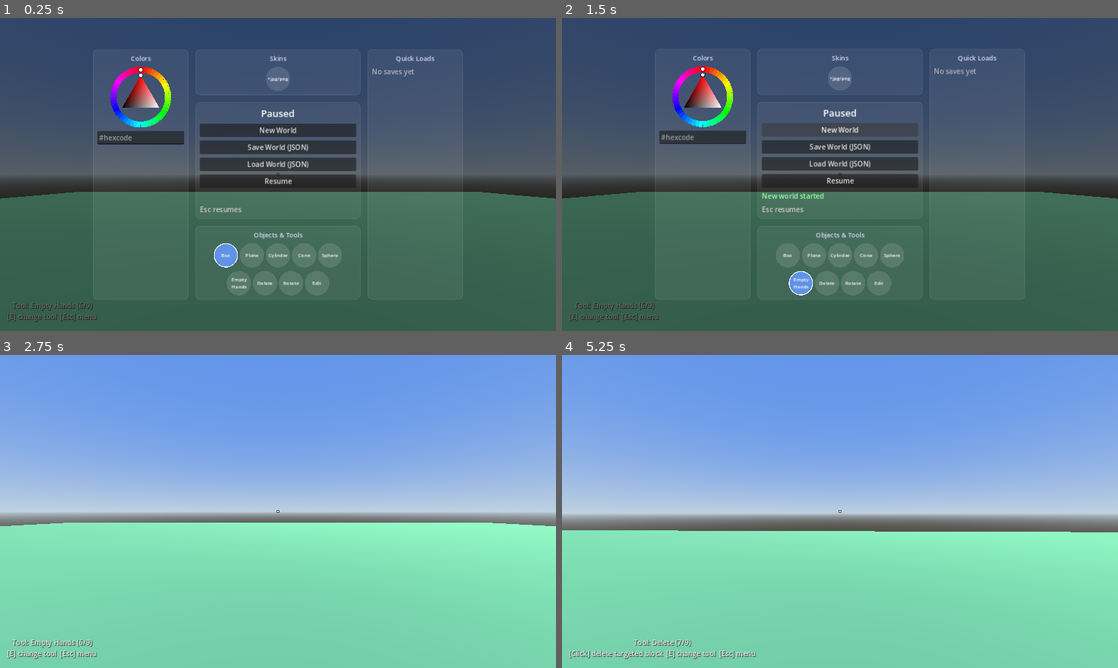
Above: before the commit, frames 1-4 (two rows, left to right).
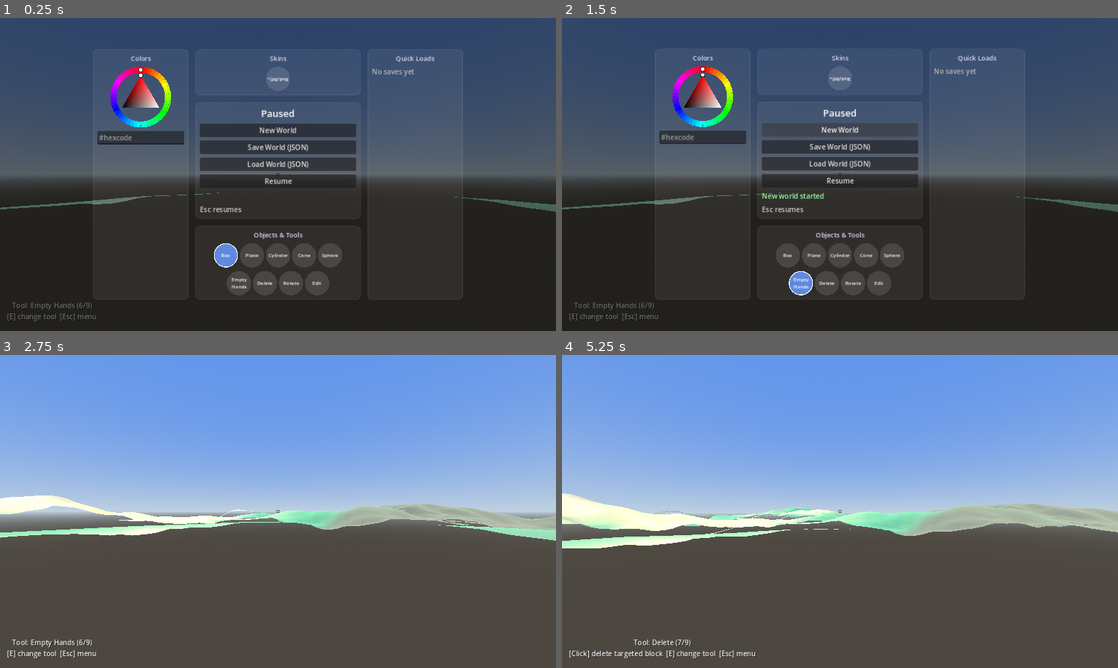
Above: after the commit, the same moments.

Repository: zenontherocks/worldmaker
Game: Godot game, scene res://scenes/Main.tscn
Two runs of this game, one before a commit and one after it. Both use one fixed random seed, a clock stepped at 60 frames per second and the inputs below.
Inputs (mouse positions are in pixels of both pictures, inside the frame that each line leads up to):
- Up to frame 1 (0.25 s): no input
- Up to frame 2 (1.5 s): click "New World" at 0.5 s; click "New World" at 1.25 s
- Up to frame 3 (2.75 s): click "Resume" at 2 s
- Up to frame 4 (5.25 s): move the mouse to (867, 511) at 2.77 s; hold Q (build_cycle_dimension) 2.78-3.53 s; hold W (move_forward) from 2.78 s (still down); click (867, 511) at 2.92 s; tap Space (jump) at 3.02, 3.77 s; move the mouse to (812, 511) at 3.52 s; tap E (build_cycle_shape) at 3.6 s; move the mouse to (851, 505) at 4.27 s; hold Mouse wheel down (build_dimension_decrease) 4.28-5.03 s; move the mouse to (834, 517) at 5.02 s; tap Mouse wheel up (build_dimension_increase) at 5.1 s; click (834, 517) at 5.17 s

The runs differ from the first frame. In frame 1, 43% of the frame differs, in the area x 0-100%, y 55-100%; in frame 2, 43%; in frame 3, 49%; in frame 4, 49%, in the area x 0-100%, y 44-100%.

Commit message:
Replace fixed 60x60 Ground plane with infinite streamed terrain
Walking past the old Ground plane's edge dropped the player into an
endless fall, since there was no collision beyond it. Adds chunk-based
heightfield terrain (rolling hills + three biomes, colored per-vertex
since this project has no texture assets besides player-imported skins)
generated from two FastNoiseLite fields sampled purely as functions of
world (x, z), so adjacent chunks share identical edge heights/normals/
colors by construction -- not an approximation, a structural guarantee
as long as every caller goes through TerrainNoise's shared functions.

TerrainStreamer keeps a ring of chunks loaded around the player
(frame-budgeted generation, hysteresis on unload) and lives outside
GameManager.world_root, so SaveLoadManager never touches it -- terrain
is a pure function of a fixed seed, regenerated on demand rather than
saved. The origin is hard-flattened so the player's spawn point and any
hand-authored world JSON that assumes flat ground at y=0 keep working
unmodified. BuildModeController needed zero changes: its raycast
targets anything with a default-layer CollisionShape3D, which is
exactly what these chunks (plain StaticBody3D, not PlaceableObject) are,
matching how Ground itself already worked.

Added a cheap fall-through safety net to PlayerController as insurance
against any streaming edge case, since this can't be tested locally
end-to-end (no Godot binary in this environment).

Diff:
--- a/scenes/Main.tscn
+++ b/scenes/Main.tscn
@@ -1,8 +1,9 @@
-[gd_scene load_steps=10 format=3]
+[gd_scene load_steps=8 format=3]
 
 [ext_resource type="Script" path="res://scripts/core/Main.gd" id="1_main"]
 [ext_resource type="PackedScene" path="res://scenes/Player.tscn" id="2_player"]
 [ext_resource type="Script" path="res://scripts/ui/UIRoot.gd" id="3_ui"]
+[ext_resource type="Script" path="res://scripts/terrain/TerrainStreamer.gd" id="4_terrain"]
 
 [sub_resource type="ProceduralSkyMaterial" id="ProceduralSkyMaterial_sky"]
 sky_top_color = Color(0.38, 0.58, 0.92, 1)
@@ -17,16 +18,6 @@
 background_mode = 2
 sky = SubResource("Sky_main")
 
-[sub_resource type="StandardMaterial3D" id="StandardMaterial3D_ground"]
-albedo_color = Color(0.35, 0.55, 0.35, 1)
-
-[sub_resource type="PlaneMesh" id="PlaneMesh_ground"]
-material = SubResource("StandardMaterial3D_ground")
-size = Vector2(60, 60)
-
-[sub_resource type="BoxShape3D" id="BoxShape3D_ground"]
-size = Vector3(60, 0.1, 60)
-
 [node name="Main" type="Node3D"]
 script = ExtResource("1_main")
 
@@ -38,14 +29,8 @@
 rotation_degrees = Vector3(-45, -35, 0)
 shadow_enabled = true
 
-[node name="Ground" type="StaticBody3D" parent="."]
-
-[node name="GroundMesh" type="MeshInstance3D" parent="Ground"]
-mesh = SubResource("PlaneMesh_ground")
-
-[node name="GroundCollision" type="CollisionShape3D" parent="Ground"]
-transform = Transform3D(1, 0, 0, 0, 1, 0, 0, 0, 1, 0, -0.05, 0)
-shape = SubResource("BoxShape3D_ground")
+[node name="Terrain" type="Node3D" parent="."]
+script = ExtResource("4_terrain")
 
 [node name="World" type="Node3D" parent="."]
 
--- a/scripts/core/Main.gd
+++ b/scripts/core/Main.gd
@@ -10,10 +10,12 @@
 @onready var _world: Node3D = $World
 @onready var _player: PlayerController = $Player
 @onready var _ui: UIRoot = $UI
+@onready var _terrain: TerrainStreamer = $Terrain
 
 
 func _ready() -> void:
 	GameManager.register_world(_world)
+	_terrain.set_player(_player)
 
 	var build_controller := _player.get_node("Camera3D/BuildController") as BuildModeController
 	build_controller.shape_changed.connect(_ui.build_hud.on_shape_changed)
--- a/scripts/player/PlayerController.gd
+++ b/scripts/player/PlayerController.gd
@@ -9,10 +9,22 @@
 const JUMP_VELOCITY: float = 4.5
 const ACCELERATION: float = 10.0
 
+## Terrain streams in around the player rather than being one fixed
+## always-present mesh (see TerrainStreamer), so unlike the old flat
+## Ground plane this can't be tested locally end-to-end -- this is cheap
+## insurance against any streaming edge case (a load-time race, a future
+## bug in the chunk queue) dropping the player into empty space.
+const FALL_RESET_Y: float = -50.0
+const SPAWN_POSITION: Vector3 = Vector3(0, 1, 0)
+
 var _gravity: float = ProjectSettings.get_setting("physics/3d/default_gravity", 9.8)
 
 
 func _physics_process(delta: float) -> void:
+	if global_position.y < FALL_RESET_Y:
+		global_position = SPAWN_POSITION
+		velocity = Vector3.ZERO
+
 	if not is_on_floor():
 		velocity.y -= _gravity * delta
 
--- /dev/null
+++ b/scripts/terrain/BiomeDefinitions.gd
@@ -0,0 +1,43 @@
+extends RefCounted
+class_name BiomeDefinitions
+## Single source of truth for terrain biome colors, mirroring how
+## ShapeDefinitions is the source of truth for placeable-shape dimensions.
+## No texture assets exist in this project besides player-imported skins,
+## so biomes are plain colors blended per-vertex rather than splatted
+## textures -- TerrainChunk paints every terrain vertex with color_for().
+
+const DESERT := Color(0.82, 0.7, 0.45)
+const GRASSLAND := Color(0.35, 0.55, 0.35)  # matches the old flat Ground's albedo
+const HIGHLANDS := Color(0.45, 0.42, 0.3)
+const ROCK := Color(0.5, 0.5, 0.5)
+
+## Biome noise sample is expected roughly in [-1, 1]. Blend width around
+## each threshold keeps biome borders a smooth gradient instead of a hard
+## edge -- there's no cheaper way to fake soft borders without a texture
+## splat map, which this project deliberately has none of.
+const BIOME_THRESHOLD_LOW := -0.15
+const BIOME_THRESHOLD_HIGH := 0.15
+const BIOME_BLEND_WIDTH := 0.1
+
+## Elevation-driven overlay: any biome's peaks trend toward bare rock,
+## independent of which biome they're in. Amplitude is 8.0 (see
+## TerrainNoise.HEIGHT_AMPLITUDE), so most hilltops show at least a
+## partial rock cap.
+const ROCK_START_HEIGHT := 4.0
+const ROCK_FULL_HEIGHT := 7.0
+
+
+static func color_for(biome_noise: float, height: float) -> Color:
+	var base := _base_biome_color(biome_noise)
+	var rock_t := smoothstep(ROCK_START_HEIGHT, ROCK_FULL_HEIGHT, height)
+	return base.lerp(ROCK, rock_t)
+
+
+static func _base_biome_color(biome_noise: float) -> Color:
+	var low_t := smoothstep(
+		BIOME_THRESHOLD_LOW - BIOME_BLEND_WIDTH, BIOME_THRESHOLD_LOW + BIOME_BLEND_WIDTH, biome_noise
+	)
+	var high_t := smoothstep(
+		BIOME_THRESHOLD_HIGH - BIOME_BLEND_WIDTH, BIOME_THRESHOLD_HIGH + BIOME_BLEND_WIDTH, biome_noise
+	)
+	return DESERT.lerp(GRASSLAND, low_t).lerp(HIGHLANDS, high_t)
--- /dev/null
+++ b/scripts/terrain/TerrainChunk.gd
@@ -0,0 +1,93 @@
+extends RefCounted
+class_name TerrainChunk
+## Turns (chunk_coord, TerrainNoise) into a wired StaticBody3D -- mirrors
+## ShapeFactory.create_instance()'s "params in, scene subtree out" idiom.
+## TerrainStreamer is the only caller; it owns chunk lifecycle, this only
+## knows how to build one.
+
+const CHUNK_SIZE := 32.0
+const CHUNK_RESOLUTION := 16  # quads per side -- 17x17 vertices
+const CELL_SIZE := CHUNK_SIZE / CHUNK_RESOLUTION
+const VERTS_PER_SIDE := CHUNK_RESOLUTION + 1
+
+## Shared across every chunk (built once, lazily) -- terrain is colored
+## entirely via per-vertex color, so one material instance is all any
+## chunk ever needs.
+static var _material: StandardMaterial3D = null
+
+
+static func build(chunk_coord: Vector2i, noise: TerrainNoise) -> StaticBody3D:
+	var origin_x := chunk_coord.x * CHUNK_SIZE
+	var origin_z := chunk_coord.y * CHUNK_SIZE
+
+	# Collision heights are filled from the exact same values handed to
+	# the mesh below (not recomputed from a second call to height_at())
+	# so the visual surface and the walkable surface cannot diverge.
+	var heights := PackedFloat32Array()
+	heights.resize(VERTS_PER_SIDE * VERTS_PER_SIDE)
+
+	var st := SurfaceTool.new()
+	st.begin(Mesh.PRIMITIVE_TRIANGLES)
+
+	for j in range(VERTS_PER_SIDE):
+		for i in range(VERTS_PER_SIDE):
+			var local_x := i * CELL_SIZE
+			var local_z := j * CELL_SIZE
+			var world_x := origin_x + local_x
+			var world_z := origin_z + local_z
+			var h := noise.height_at(world_x, world_z)
+			heights[j * VERTS_PER_SIDE + i] = h
+			st.set_normal(noise.normal_at(world_x, world_z))
+			st.set_color(noise.color_at(world_x, world_z, h))
+			st.add_vertex(Vector3(local_x, h, local_z))
+
+	for j in range(CHUNK_RESOLUTION):
+		for i in range(CHUNK_RESOLUTION):
+			var top_left := j * VERTS_PER_SIDE + i
+			var top_right := top_left + 1
+			var bottom_left := (j + 1) * VERTS_PER_SIDE + i
+			var bottom_right := bottom_left + 1
+			st.add_index(top_left)
+			st.add_index(bottom_left)
+			st.add_index(top_right)
+			st.add_index(top_right)
+			st.add_index(bottom_left)
+			st.add_index(bottom_right)
+
+	var mesh := st.commit()
+
+	var body := StaticBody3D.new()
+	body.position = Vector3(origin_x, 0.0, origin_z)
+
+	var mesh_instance := MeshInstance3D.new()
+	mesh_instance.name = "Mesh"
+	mesh_instance.mesh = mesh
+	mesh_instance.material_override = _get_material()
+	body.add_child(mesh_instance)
+
+	var shape := HeightMapShape3D.new()
+	shape.map_width = VERTS_PER_SIDE
+	shape.map_depth = VERTS_PER_SIDE
+	shape.map_data = heights
+
+	var collider := CollisionShape3D.new()
+	collider.name = "Collider"
+	collider.shape = shape
+	# HeightMapShape3D's grid is 1 local unit apart, centered on its own
+	# origin -- scale to CELL_SIZE to match the mesh's vertex spacing,
+	# and re-center so the shape covers local [0, CHUNK_SIZE] like the
+	# mesh does, instead of being centered on the body's origin.
+	collider.transform = Transform3D(
+		Basis().scaled(Vector3(CELL_SIZE, 1.0, CELL_SIZE)), Vector3(CHUNK_SIZE / 2.0, 0.0, CHUNK_SIZE / 2.0)
+	)
+	body.add_child(collider)
+
+	return body
+
+
+static func _get_material() -> StandardMaterial3D:
+	if _material == null:
+		_material = StandardMaterial3D.new()
+		_material.vertex_color_use_as_albedo = true
+		_material.roughness = 1.0
+	return _material
--- /dev/null
+++ b/scripts/terrain/TerrainNoise.gd
@@ -0,0 +1,71 @@
+extends RefCounted
+class_name TerrainNoise
+## The single source of truth for "what does the terrain look like at this
+## world (x, z)". TerrainChunk reads height_at()/normal_at()/color_at() for
+## both its visual mesh and its HeightMapShape3D collision -- neither can
+## drift from the other since both go through the exact same functions,
+## and every function here is a pure function of world coordinates (never
+## chunk-local ones), so two chunks sharing an edge compute bit-identical
+## values at that edge. That's what actually prevents seams/cracks between
+## chunks, not just careful chunk placement.
+
+const NOISE_SEED := 1337
+const HEIGHT_NOISE_FREQUENCY := 0.015
+const HEIGHT_NOISE_OCTAVES := 4
+const HEIGHT_AMPLITUDE := 8.0
+const BIOME_NOISE_FREQUENCY := 0.004
+
+## Player spawns at (0, 1, 0) (see Main.tscn's Player transform) and any
+## hand-authored world JSON (e.g. a saved house build) assumes flat ground
+## at y=0 near the origin -- so terrain is forced flat within this radius
+## and blends smoothly into full noise-driven hills by the outer radius.
+## The old Ground plane was 60x60 (+-30 half-extent); 55 keeps that whole
+## footprint at or near flat with margin.
+const FLATTEN_INNER_RADIUS := 25.0
+const FLATTEN_OUTER_RADIUS := 55.0
+
+## Sample offset (in world units) used for the central-difference normal
+## calculation below -- half a mesh cell (CHUNK_SIZE / CHUNK_RESOLUTION
+## in TerrainChunk is 2.0) keeps the gradient estimate local to roughly
+## one triangle's scale.
+const NORMAL_SAMPLE_EPSILON := 0.5
+
+var _height_noise := FastNoiseLite.new()
+var _biome_noise := FastNoiseLite.new()
+
+
+func _init() -> void:
+	_height_noise.seed = NOISE_SEED
+	_height_noise.frequency = HEIGHT_NOISE_FREQUENCY
+	_height_noise.fractal_octaves = HEIGHT_NOISE_OCTAVES
+
+	# Different seed than the height field so biome regions don't just
+	# trace the hills -- deserts and highlands should cut across slopes.
+	_biome_noise.seed = NOISE_SEED + 1
+	_biome_noise.frequency = BIOME_NOISE_FREQUENCY
+
+
+func height_at(world_x: float, world_z: float) -> float:
+	var raw := _height_noise.get_noise_2d(world_x, world_z) * HEIGHT_AMPLITUDE
+	return raw * _flatten_factor(world_x, world_z)
+
+
+func normal_at(world_x: float, world_z: float) -> Vector3:
+	var e := NORMAL_SAMPLE_EPSILON
+	var h_left := height_at(world_x - e, world_z)
+	var h_right := height_at(world_x + e, world_z)
+	var h_down := height_at(world_x, world_z - e)
+	var h_up := height_at(world_x, world_z + e)
+	return Vector3(h_left - h_right, 2.0 * e, h_down - h_up).normalized()
+
+
+func color_at(world_x: float, world_z: float, height: float) -> Color:
+	var biome_value := _biome_noise.get_noise_2d(world_x, world_z)
+	var biome_color := BiomeDefinitions.color_for(biome_value, height)
+	var t := _flatten_factor(world_x, world_z)
+	return BiomeDefinitions.GRASSLAND.lerp(biome_color, t)
+
+
+func _flatten_factor(world_x: float, world_z: float) -> float:
+	var dist := Vector2(world_x, world_z).length()
+	return smoothstep(FLATTEN_INNER_RADIUS, FLATTEN_OUTER_RADIUS, dist)
--- /dev/null
+++ b/scripts/terrain/TerrainStreamer.gd
@@ -0,0 +1,107 @@
+extends Node3D
+class_name TerrainStreamer
+## Keeps a ring of terrain chunks loaded around the player and frees ones
+## left behind, so the world has walkable ground everywhere instead of the
+## old fixed-size Ground plane's hard edge. Main.gd hands this the player
+## reference via set_player() -- this node's own _ready() runs before
+## Main.gd's (Godot calls a node's _ready() only after its children's),
+## so the initial eager chunk block below is built around world origin
+## (the player's known spawn point, see Main.tscn's Player transform)
+## rather than player position, which wouldn't be set yet.
+
+const VIEW_DISTANCE_CHUNKS := 4
+const UNLOAD_HYSTERESIS_CHUNKS := 2
+const CHUNKS_GENERATED_PER_FRAME := 1
+
+## Built synchronously in _ready(), before returning -- physics can tick
+## before this node's first budgeted _process() call runs, so without an
+## eager block the player would fall through empty space for a frame or
+## more right after the scene loads. 3x3 chunks is sub-millisecond work.
+const EAGER_RADIUS_CHUNKS := 1
+
+var _noise := TerrainNoise.new()
+var _loaded_chunks: Dictionary = {}  # Vector2i chunk coord -> StaticBody3D
+var _pending_queue: Array[Vector2i] = []
+var _player: Node3D = null
+var _current_chunk_coord := Vector2i.ZERO
+
+
+func set_player(player: Node3D) -> void:
+	_player = player
+
+
+func _ready() -> void:
+	_build_square(Vector2i.ZERO, EAGER_RADIUS_CHUNKS)
+	_refresh(Vector2i.ZERO)
+
+
+func _process(_delta: float) -> void:
+	if _player == null:
+		return
+
+	var coord := _chunk_coord_for(_player.global_position)
+	if coord != _current_chunk_coord:
+		_current_chunk_coord = coord
+		_refresh(coord)
+
+	for _i in range(CHUNKS_GENERATED_PER_FRAME):
+		if _pending_queue.is_empty():
+			break
+		var next: Vector2i = _pending_queue.pop_front()
+		if not _loaded_chunks.has(next):
+			_spawn_chunk(next)
+
+
+func _chunk_coord_for(world_position: Vector3) -> Vector2i:
+	# floori(), not int() -- int() truncates toward zero, which would
+	# double up or skip chunk coord -1 on the west/south side of the
+	# origin instead of the intended floor-division behavior.
+	return Vector2i(floori(world_position.x / TerrainChunk.CHUNK_SIZE), floori(world_position.z / TerrainChunk.CHUNK_SIZE))
+
+
+func _build_square(center: Vector2i, radius: int) -> void:
+	for dz in range(-radius, radius + 1):
+		for dx in range(-radius, radius + 1):
+			var coord := Vector2i(center.x + dx, center.y + dz)
+			if not _loaded_chunks.has(coord):
+				_spawn_chunk(coord)
+
+
+func _spawn_chunk(coord: Vector2i) -> void:
+	var chunk := TerrainChunk.build(coord, _noise)
+	add_child(chunk)
+	_loaded_chunks[coord] = chunk
+
+
+## Recomputes what should be loaded around `center`: frees chunks past the
+## unload radius (with hysteresis margin so a player standing right at the
+## view-distance boundary doesn't thrash load/unload every frame), then
+## rebuilds the pending queue from scratch as "desired minus already
+## loaded", nearest-first -- any previously queued coord that's no longer
+## desired is naturally dropped since it just won't appear in `desired`.
+func _refresh(center: Vector2i) -> void:
+	var unload_radius := VIEW_DISTANCE_CHUNKS + UNLOAD_HYSTERESIS_CHUNKS
+	for coord in _loaded_chunks.keys():
+		var d: Vector2i = coord - center
+		if maxi(absi(d.x), absi(d.y)) > unload_radius:
+			_loaded_chunks[coord].queue_free()
+			_loaded_chunks.erase(coord)
+
+	var desired: Array[Vector2i] = []
+	for dz in range(-VIEW_DISTANCE_CHUNKS, VIEW_DISTANCE_CHUNKS + 1):
+		for dx in range(-VIEW_DISTANCE_CHUNKS, VIEW_DISTANCE_CHUNKS + 1):
+			var coord := Vector2i(center.x + dx, center.y + dz)
+			if not _loaded_chunks.has(coord):
+				desired.append(coord)
+
+	# Manual dx*dx+dz*dz rather than Vector2i's own length_squared() --
+	# can't confirm that method's exact availability without a Godot
+	# binary to check against, so this avoids leaning on it. Precomputed
+	# into a dictionary rather than recomputed per comparison.
+	var dist_sq: Dictionary = {}
+	for coord in desired:
+		var dx := coord.x - center.x
+		var dz := coord.y - center.y
+		dist_sq[coord] = dx * dx + dz * dz
+	desired.sort_custom(func(a, b): return dist_sq[a] < dist_sq[b])
+	_pending_queue = desired
Not shown, changed: CLAUDE.md
Not shown, changed: README.md
